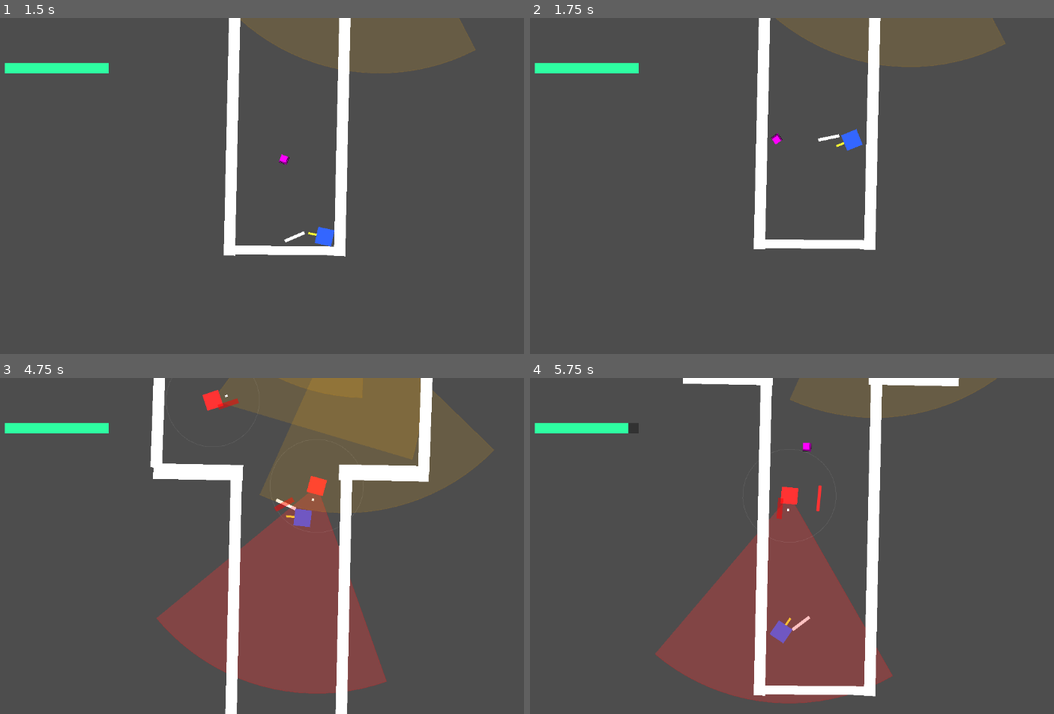
Above: before the commit, frames 1-4 (two rows, left to right).
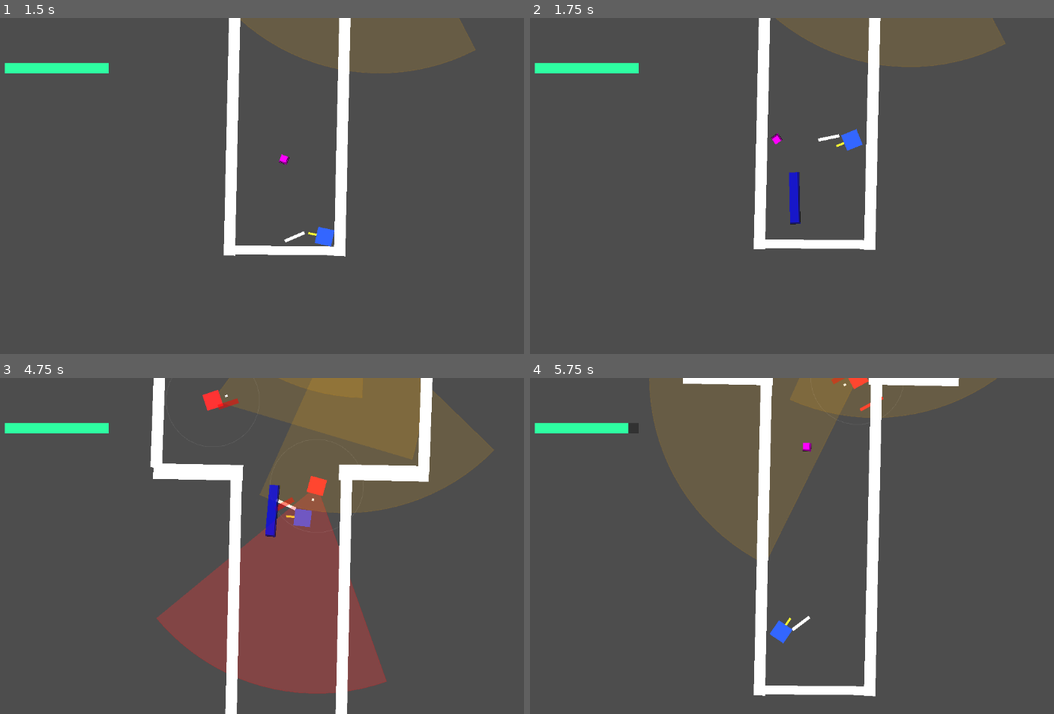
Above: after the commit, the same moments.

Repository: chimoochi/flash-fire
Game: Godot game, scene res://workspace.tscn
The game is run twice, just before and just after one commit, with the same random seed, the same clock (stepped at 60 frames per second) and the same inputs.
Inputs (mouse positions are in pixels of both pictures, inside the frame that each line leads up to):
- Up to frame 1 (1.5 s): tap Enter at 0.5 s; move the mouse to (413, 169) at 0.52 s; hold D (MoveRight) 0.53-1.28 s; tap R at 0.6 s; tap Space (shoot) at 1.25 s; move the mouse to (162, 202) at 1.27 s; hold S (MoveDown) from 1.28 s (still down); tap Shift (Dash) at 1.35 s
- Up to frame 2 (1.75 s): keep holding S (MoveDown); tap R at 1.55 s
- Up to frame 3 (4.75 s): move the mouse to (340, 472) at 2.02 s; release S (MoveDown) at 2.03 s; hold D (MoveRight) 2.03-2.78 s; tap Space (shoot) at 2.1 s; tap R at 2.3, 2.85, 3.6, 4.55 s; move the mouse to (251, 613) at 2.77 s; hold W (MoveUp) 2.78-3.53 s; move the mouse to (461, 596) at 3.52 s; hold A (MoveLeft) from 3.53 s (still down); move the mouse to (104, 495) at 4.27 s; tap Shift (Dash) at 4.35 s
- Up to frame 4 (5.75 s): move the mouse to (844, 546) at 5.02 s; release A (MoveLeft) at 5.03 s; hold S (MoveDown) from 5.03 s (still down); tap Space (shoot) at 5.1 s; tap R at 5.3 s

Frame 1 is identical in both runs. In frame 2, 0.3% of the frame differs, in the area x 49-52%, y 45-62%; in frame 3, 0.3%; in frame 4, 24%, in the area x 22-70%, y 0-97%.

Commit message:
wallpush

Diff:
--- /dev/null
+++ b/GodotGame/abilities/wall_push.tscn
@@ -0,0 +1,21 @@
+[gd_scene load_steps=4 format=3 uid="uid://b8x7j2q5k3y1p"]
+
+[ext_resource type="Script" path="res://abilities/wallpush.gd" id="1_script"]
+
+[sub_resource type="RectangleShape2D" id="RectangleShape2D_wall"]
+size = Vector2(20, 100)
+
+[sub_resource type="PlaceholderTexture2D" id="PlaceholderTexture2D_wall"]
+size = Vector2(20, 100)
+
+[node name="WallPush" type="Area2D"]
+collision_layer = 0
+collision_mask = 7
+script = ExtResource("1_script")
+
+[node name="CollisionShape2D" type="CollisionShape2D" parent="."]
+shape = SubResource("RectangleShape2D_wall")
+
+[node name="Sprite2D" type="Sprite2D" parent="."]
+modulate = Color(0, 0.6, 1, 0.7)
+texture = SubResource("PlaceholderTexture2D_wall")
--- /dev/null
+++ b/GodotGame/abilities/wallpush.gd
@@ -0,0 +1,30 @@
+extends Area2D
+
+const SPEED = 400.0
+const PUSH_FORCE = 3000.0
+const LIFETIME = 2.0
+
+var direction = Vector2.RIGHT
+
+func _ready():
+	var timer = get_tree().create_timer(LIFETIME)
+	timer.timeout.connect(queue_free)
+
+func _physics_process(delta):
+	var forward = Vector2.RIGHT.rotated(rotation)
+	position += forward * SPEED * delta
+
+	var bodies = get_overlapping_bodies()
+	for body in bodies:
+		if body == self:
+			continue
+
+		if body.is_in_group("Enemy"):
+			if body.has_method("push"):
+				body.push(forward * PUSH_FORCE)
+		elif body.is_in_group("Player"):
+			pass
+		else:
+			if body is TileMap or body is StaticBody2D:
+				queue_free()
+				break
--- a/GodotGame/player/player.gd
+++ b/GodotGame/player/player.gd
@@ -15,6 +15,7 @@
 const PLAYER_PUSH_RESISTANCE = 50.0
 const BULLET_SCENE = preload("res://player/bullet.tscn")
 const THROWABLE_SCENE = preload("res://projectiles/throwable.tscn")
+const WALL_PUSH_SCENE = preload("res://abilities/wall_push.tscn")
 const THROW_SPEED = 600.0
 @onready var melee_pivot: Node2D = $MeleePivot
 @onready var weapon_visuals: Node2D = $MeleePivot/MeleeHitBox
@@ -145,9 +146,19 @@
 	bullet.rotation = rotation
 
 func _input(event: InputEvent) -> void:
-	if event is InputEventKey and event.pressed and not event.echo and event.keycode == KEY_SPACE:
-		throw_item()
-
+	if event is InputEventKey and event.pressed and not event.echo:
+		if event.keycode == KEY_SPACE:
+			throw_item()
+		elif event.keycode == KEY_R:
+			spawn_wall()
+
+func spawn_wall() -> void:
+	var wall = WALL_PUSH_SCENE.instantiate()
+	get_tree().root.add_child(wall)
+
+	var dir = Vector2.RIGHT.rotated(rotation)
+	wall.rotation = rotation
+	wall.global_position = global_position + (dir * 40.0)
 
 func throw_item() -> void:
 	if not PlayerState["can_throw"]: # disable for debug
Not shown, added: GodotGame/abilities/wallpush.gd.uid
